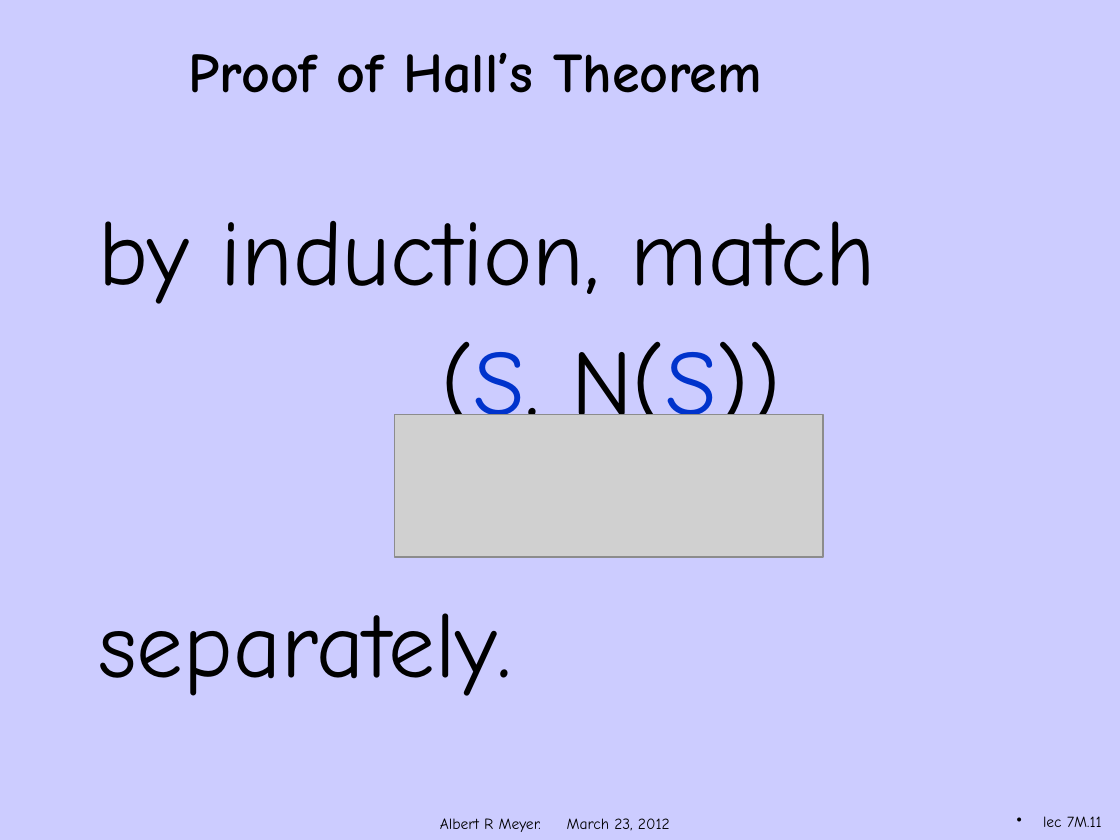
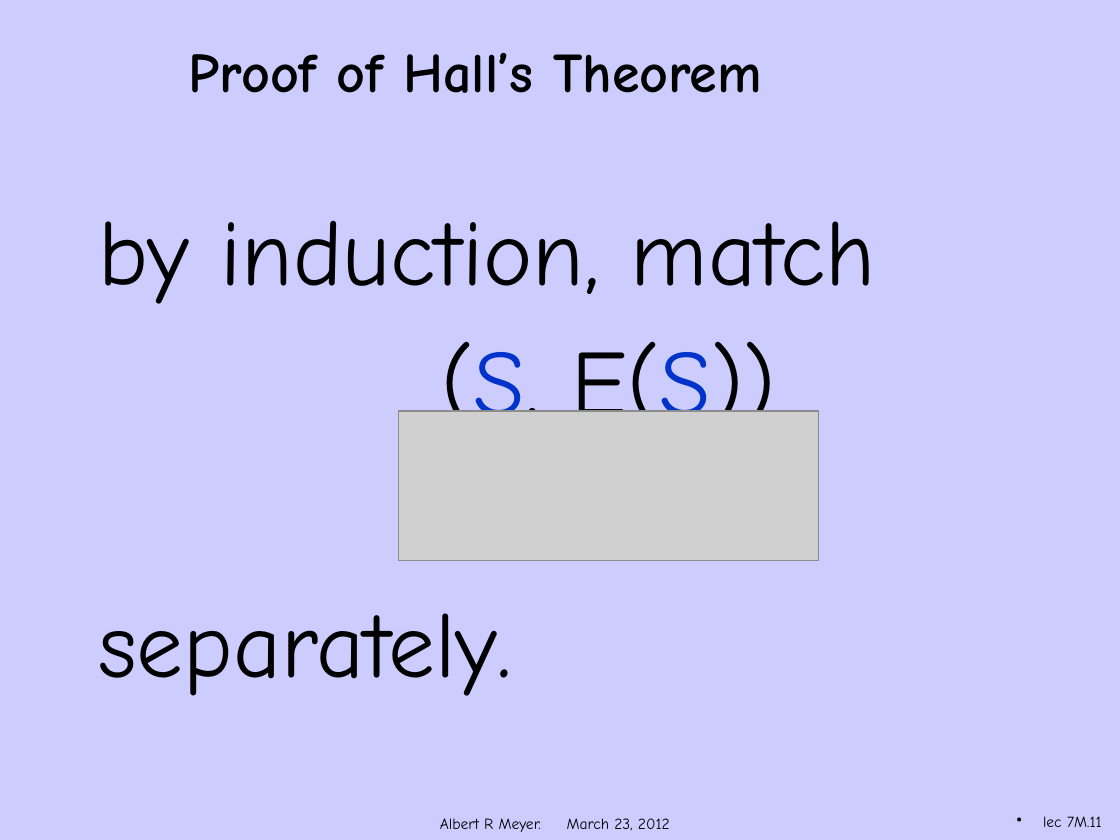
Before and after one commit to armeyer/mcs_web, a slide deck: slide 11 of spring12/slidesS12/hall-proof.pptx. Drawn at 1120x840 pixels with LibreOffice and Linux fonts; fonts in the diff are those of the drawing; grey boxes stand for pictures; background and template pictures are left out. Boxes give left, top, right and bottom in pixels: in the first picture for what was removed or moved away, otherwise in the second. Text is boxed around its words. In the diff, an @@ line names an element or a change of style, - is before the commit and + after.

Commit message:
edits bipartite-matching.pptx hall-proof.pptx

```diff
--- a/spring12/slidesS12/hall-proof.pptx
+++ b/spring12/slidesS12/hall-proof.pptx
@@ text at [441, 341, 776, 445]: text changed @@
-(S, N(S))
+(S, E(S))
@@ picture: place and size @@
-picture at [394, 414, 823, 557]
+picture at [399, 411, 819, 561]
```
Also in this commit, not shown: 3 other slides changed, 1 other file.
